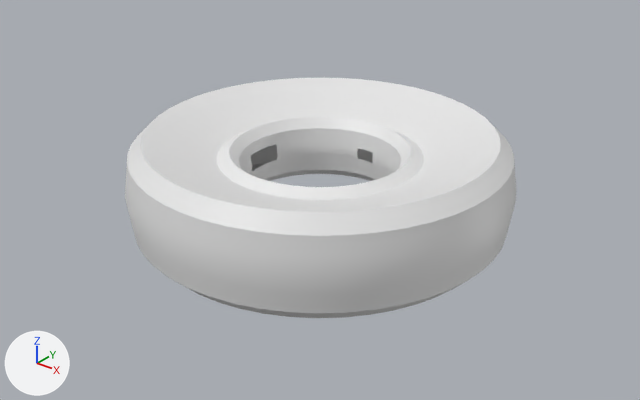
The Blender file Assets/3DModels/SpaceStation.blend: old version first, new version second.
The view is the same before and after, from a camera (50 mm lens) standing at (40.6, -50.8, 29.5) and looking at (1.1, -1.4, -1.0). Every picture has the same lights, and +X, +Y and +Z are marked at lower left.

The older version as bpy lines, for what is in view:
```python
me_torus = bpy.data.meshes.new('Torus')
me_torus.from_pydata(...)  # 852 vertices, 832 faces; spans x -1.88..1.88, y -1.88..1.86, z -0.51..0.48
me_torus.polygons.foreach_set('use_smooth', [True] * 832)
ob_torus = bpy.data.objects.new('Torus', me_torus)
ob_torus.location = (0.0, 0.0, 0.0)
ob_torus.scale = (8.19, 8.19, 8.19)
```
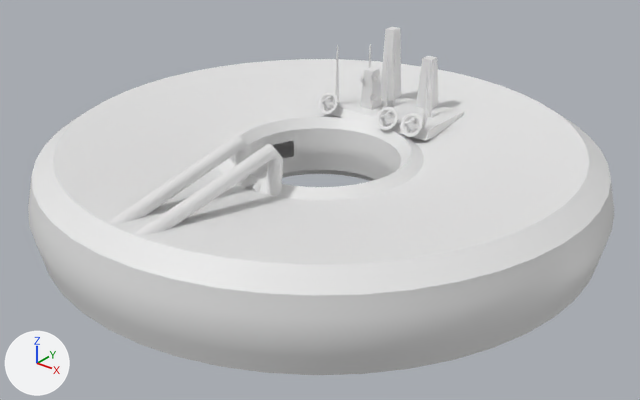
Boxes (x1, y1, x2, y2) around the edits, measured in the pictures (640 x 400 px; the box of a moved part takes in the faces that stretch with it):
'Torus', reshaped (50% wider, 45% taller): before (125, 78, 516, 318); after (28, 27, 614, 375)
'Cylinder.002', added: after (400, 113, 422, 137)
'Cylinder.001', added: after (377, 107, 398, 130)
'Cylinder', added: after (318, 92, 338, 114)
'Cylinder.005', added: after (370, 94, 377, 101)
part 1 of me_torus, added: after (329, 27, 464, 141)
part 2 of me_torus, added: after (135, 144, 283, 235)
part 3 of me_torus, added: after (108, 136, 251, 224)
part 4 of me_torus, added: after (244, 173, 267, 193)
part 5 of me_torus, moved or reshaped: before (125, 78, 516, 318); after (28, 59, 614, 375)

Diff of the bpy script that builds the scene:
```diff
--- a/Assets/3DModels/SpaceStation.blend.py
+++ b/Assets/3DModels/SpaceStation.blend.py
@@ me_torus @@
 # used by ob_torus; location = (0.0, 0.0, 0.0); scale = (8.19, 8.19, 8.19)
-me_torus.from_pydata(...)  # 852 vertices, 832 faces; spans x -1.88..1.88, y -1.88..1.86, z -0.51..0.48
+me_torus.from_pydata(...)  # 1333 vertices, 1222 faces; spans x -2.76..2.76, y -2.75..2.74, z -0.49..1.14
+# me_torus part 1: a new loose piece of 150 vertices spanning x -0.62..0.65, y 0.86..1.61, z 0.28..1.14
+# me_torus part 2: a new loose piece of 128 vertices spanning x 0.11..0.28, y -2.46..-0.81, z 0.23..0.72
+# me_torus part 3: a new loose piece of 128 vertices spanning x -0.24..-0.06, y -2.48..-0.82, z 0.23..0.7
+# me_torus part 4: a new loose piece of 96 vertices spanning x -0.16..0.15, y -1.02..-0.69, z 0.0..0.31
+# me_torus part 5: 334 vertices moved from x -1.88..1.88, y -1.88..1.86, z -0.51..0.48 to x -2.76..2.76, y -2.75..2.74, z -0.49..0.46; 8 vertices removed from x -0.73..-0.69, y -0.29..0.29, z 0.0..0.06
@@ me_cylinder_005 @@
+me_cylinder_005.from_pydata(...)  # 794 vertices, 794 faces; spans x -0.93..0.58, y -1.0..1.0, z -0.3..1.47
+me_cylinder_005.polygons.foreach_set('use_smooth', [True] * 794)
@@ ob_cylinder_005 @@
+ob_cylinder_005 = bpy.data.objects.new('Cylinder.005', me_cylinder_005)
+ob_cylinder_005.location = (-1.26, 8.8, 4.11)
+ob_cylinder_005.rotation_euler = (0.603, -0.69, 1.863)  # degrees (35, -40, 107)
+ob_cylinder_005.scale = (0.292, 0.324, 0.324)
@@ ob_cylinder_002 @@
+ob_cylinder_002 = bpy.data.objects.new('Cylinder.002', me_cylinder_005.copy())
+ob_cylinder_002.location = (3.99, 7.32, 2.76)
+ob_cylinder_002.rotation_euler = (0.0, -0.318, 1.571)  # degrees (0, -18, 90)
@@ ob_cylinder_001 @@
+ob_cylinder_001 = bpy.data.objects.new('Cylinder.001', me_cylinder_005.copy())
+ob_cylinder_001.location = (1.59, 7.32, 2.76)
+ob_cylinder_001.rotation_euler = (0.0, -0.318, 1.571)  # degrees (0, -18, 90)
@@ ob_cylinder @@
+ob_cylinder = bpy.data.objects.new('Cylinder', me_cylinder_005.copy())
+ob_cylinder.location = (-4.61, 7.26, 2.76)
+ob_cylinder.rotation_euler = (0.0, -0.318, 1.571)  # degrees (0, -18, 90)
```
